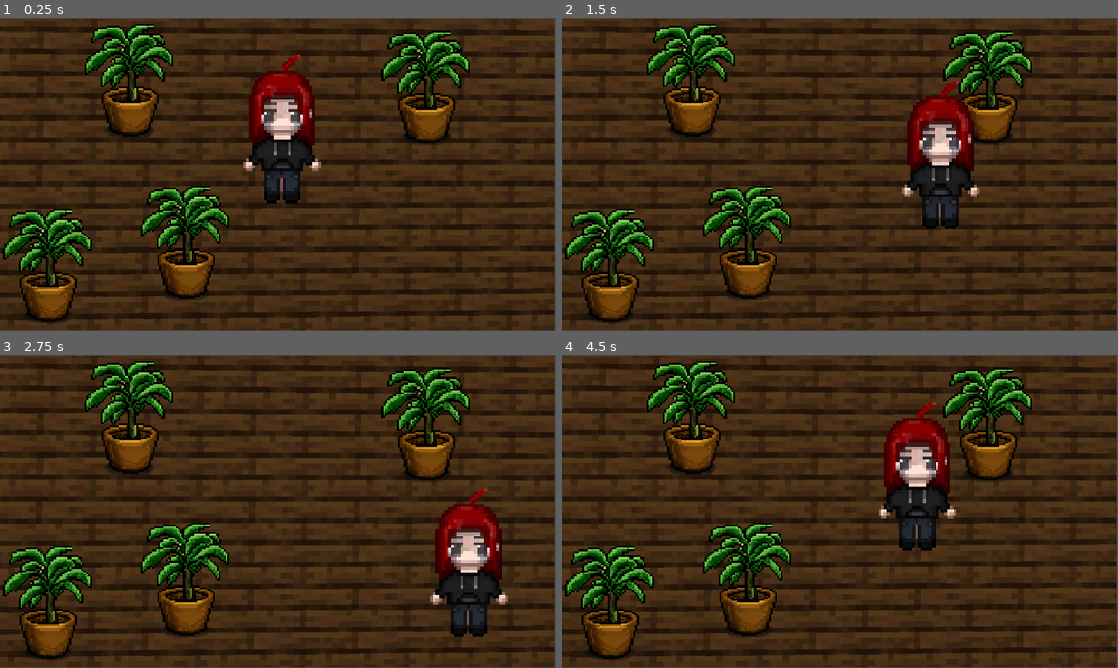
Above: before the commit, frames 1-4 (two rows, left to right).
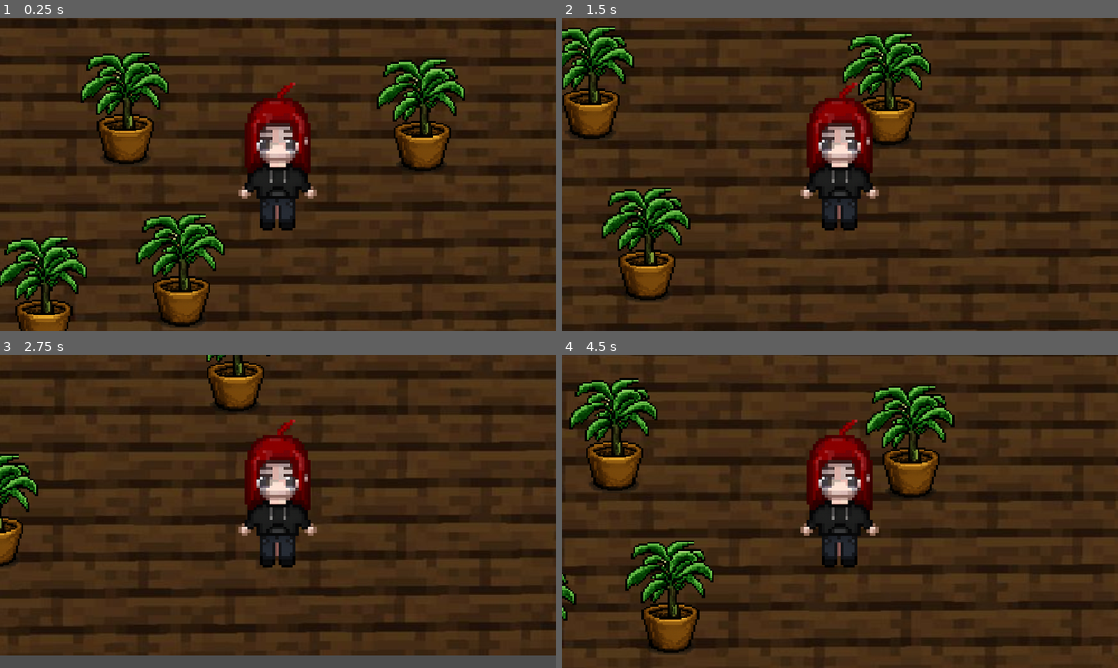
Above: after the commit, the same moments.

Repository: Tafi0405/Charlotte
Game: Godot game, scene res://piso.tscn
Two runs of this game, one before a commit and one after it. Both use one fixed random seed, a clock stepped at 60 frames per second and the inputs below.
Inputs:
- Up to frame 1 (0.25 s): no input
- Up to frame 2 (1.5 s): tap Enter at 0.5 s; hold D 0.53-1.28 s; hold S from 1.28 s (still down)
- Up to frame 3 (2.75 s): release S at 2.03 s; hold D from 2.03 s (still down)
- Up to frame 4 (4.5 s): release D at 2.78 s; hold W 2.78-3.53 s; hold A from 3.53 s (still down)

The runs differ from the first frame. In frame 1, 42% of the frame differs, in the area x 0-100%, y 0-100%; in frame 2, 45%; in frame 3, 44%; in frame 4, 45%.

Commit message:
Camara añadida y expansión de mapa

Diff:
--- a/piso.tscn
+++ b/piso.tscn
@@ -21,8 +21,8 @@
 
 [node name="MaderaOscura" type="Sprite2D" parent="." unique_id=1776987288]
 z_index = -1
-position = Vector2(423, 243)
-scale = Vector2(1.195, 0.995)
+position = Vector2(441, 169.49998)
+scale = Vector2(1.9727892, 1.6639177)
 texture = ExtResource("1_kijln")
 
 [node name="Planta" parent="." unique_id=941777200 instance=ExtResource("2_t6b2e")]
@@ -40,7 +40,12 @@
 [node name="Charlotte" parent="." unique_id=2062713552 instance=ExtResource("3_hc6nc")]
 position = Vector2(431, 191)
 
+[node name="Camera2D" type="Camera2D" parent="Charlotte" unique_id=632743079]
+position = Vector2(8, 9)
+
 [node name="StaticBody2D" type="StaticBody2D" parent="." unique_id=2063163710]
+position = Vector2(-269, -235)
+scale = Vector2(1.665, 1.665)
 
 [node name="CollisionShape2D" type="CollisionShape2D" parent="StaticBody2D" unique_id=412332739]
 position = Vector2(423, -0.5)
